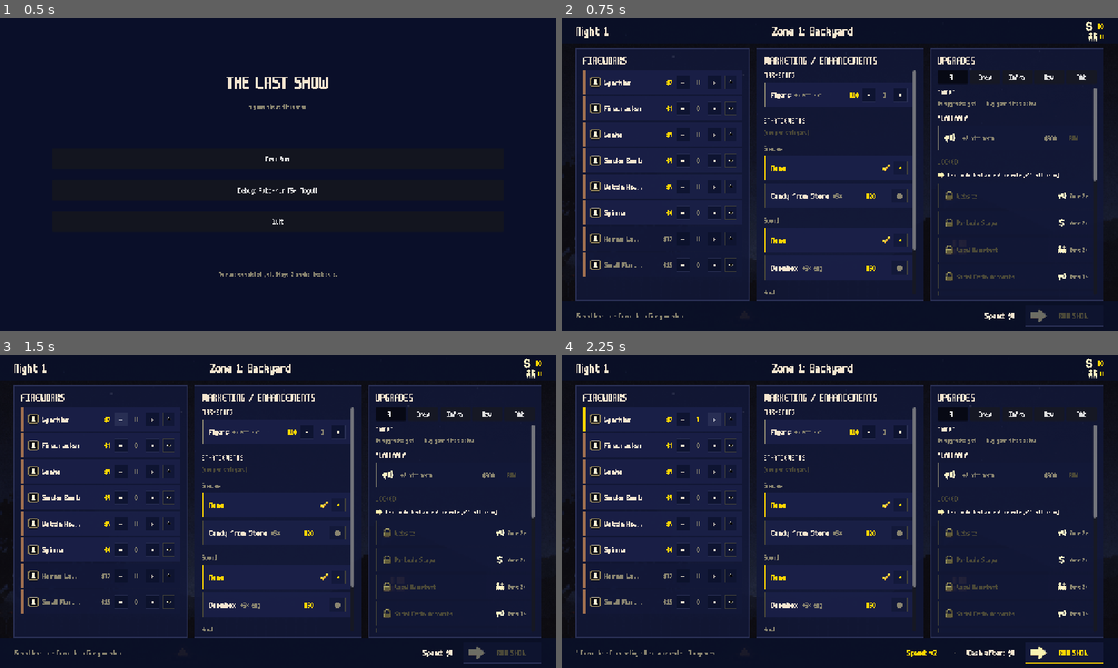
Above: before the commit, frames 1-4 (two rows, left to right).
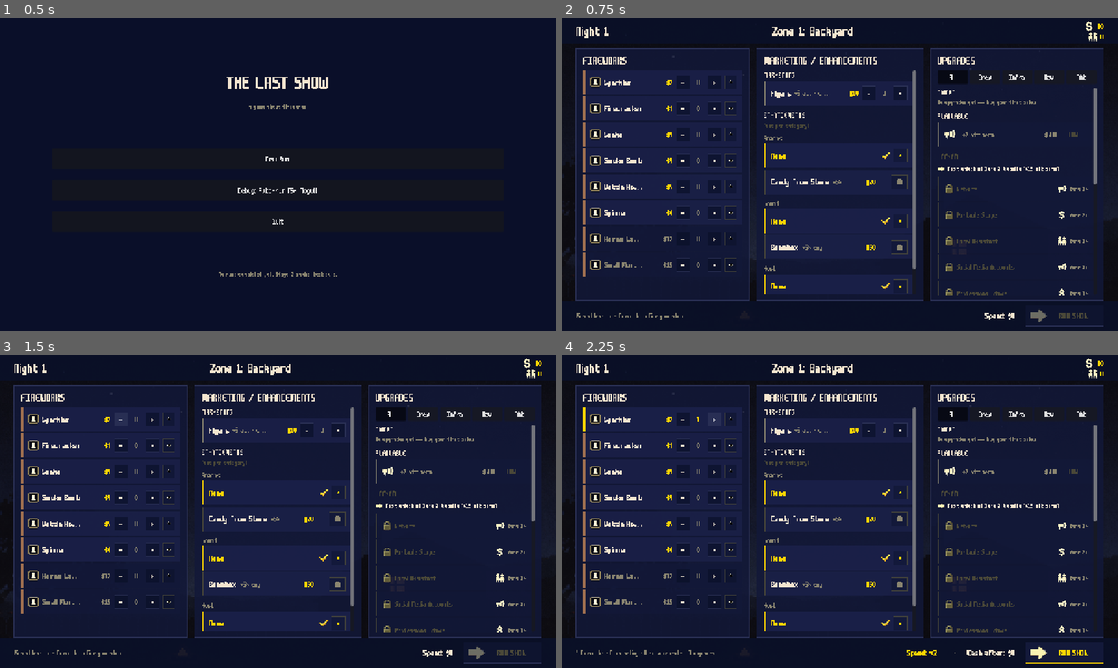
Above: after the commit, the same moments.

Repository: missingpagestudios/launch-game
Game: Godot game, scene res://scenes/title.tscn
The game is run twice, just before and just after one commit, with the same random seed, the same clock (stepped at 60 frames per second) and the same inputs.
Inputs:
- Up to frame 1 (0.5 s): no input
- Up to frame 2 (0.75 s): click "New Run" at 0.5 s
- Up to frame 3 (1.5 s): click "-" at 1.25 s
- Up to frame 4 (2.25 s): click "+" at 2 s

Frame 1 is identical in both runs. In frame 2, 3.0% of the frame differs, in the area x 36-97%, y 20-89%; in frame 3, 3.0%; in frame 4, 3.0%.

Commit message:
Row gap: 4px between rows in every panel
Fireworks list already used 4px separation. Marketing/enhancements was
at 8 and upgrade body at 6 — bringing both to 4 so the inter-row gap
matches across the three panels. Section labels already get explicit
_spacer(4) calls where they need extra breathing room, so dropping the
VBox separation doesn't crowd headers against rows.

Row box itself (56px tall, 12px padding each side) landed in d18c93b.

Co-Authored-By: Claude Opus 4.7 (1M context) <noreply@anthropic.com>

Diff:
--- a/scripts/screens/PlanningScreen.gd
+++ b/scripts/screens/PlanningScreen.gd
@@ -351,7 +351,7 @@
 	scroll.horizontal_scroll_mode = ScrollContainer.SCROLL_MODE_DISABLED
 	var v := VBoxContainer.new()
 	v.size_flags_horizontal = Control.SIZE_EXPAND_FILL
-	v.add_theme_constant_override("separation", 8)
+	v.add_theme_constant_override("separation", 4)
 	scroll.add_child(v)
 
 	v.add_child(_section_label("MARKETING"))
@@ -503,7 +503,7 @@
 	scroll.size_flags_vertical = Control.SIZE_EXPAND_FILL
 	_upgrade_body = VBoxContainer.new()
 	_upgrade_body.size_flags_horizontal = Control.SIZE_EXPAND_FILL
-	_upgrade_body.add_theme_constant_override("separation", 6)
+	_upgrade_body.add_theme_constant_override("separation", 4)
 	scroll.add_child(_upgrade_body)
 	v.add_child(scroll)
 	_rebuild_upgrades()
